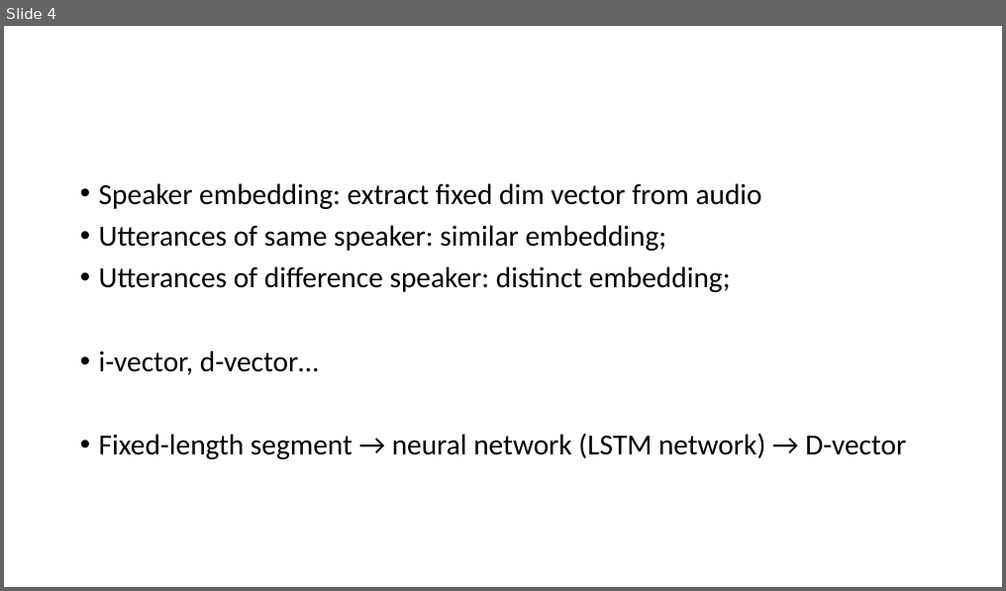
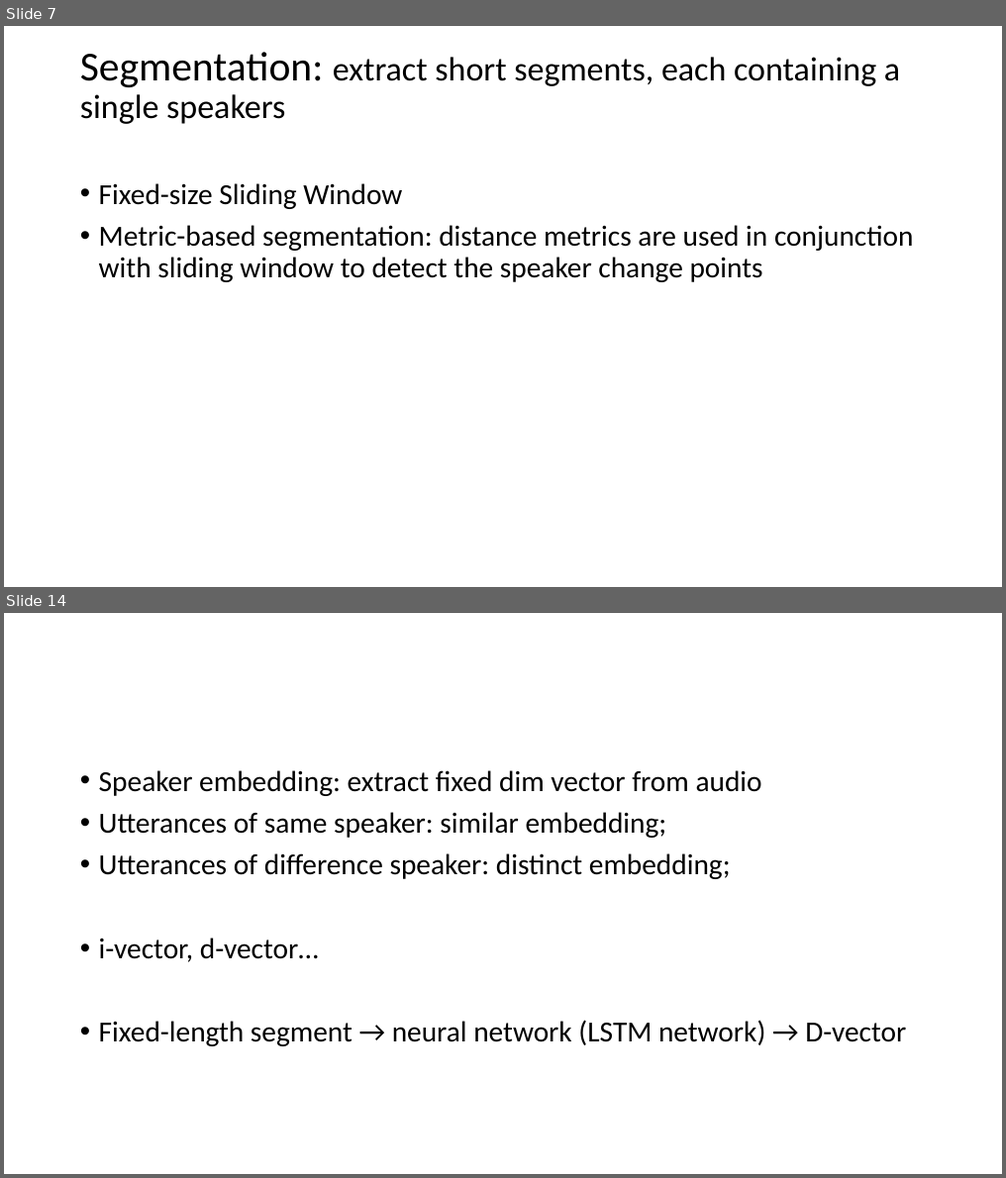
Before and after one commit to henryph/vba_project, a slide deck: speaker diarization.pptx. Shown one above the other, each under a label of ours: slide 4 before the commit, slides 7 and 14 after it; the slides between them are not shown. The pictures are 1006x591 and 1006x1178 pixels, drawn with LibreOffice and Linux fonts; fonts in the diff are those of the drawing. Boxes give left, top, right and bottom in pixels: in the first picture for what was removed or moved away, otherwise in the second. Text is boxed around its words. In the diff, an @@ line names an element or a change of style, - is before the commit and + after.

```diff
--- a/speaker diarization.pptx
+++ b/speaker diarization.pptx
@@ slide 7 added at <box>4,26,1002,587</box>, background #FFFFFF @@
@@ title added at <box>80,52,900,124</box>, 32.4 pt, text #000000 @@
+Segmentation: extract short segments, each containing a single speakers
@@ text added at <box>99,183,914,282</box>, 28 pt, text #000000 @@
+• Fixed-size Sliding Window
+• Metric-based segmentation: distance metrics are used in conjunction with sliding window to detect the speaker change points
@@ what was slide 4 is now slide 14 @@
```
Also in this commit, not shown: 4 slides changed, 7 other slides added, 3 other files.
